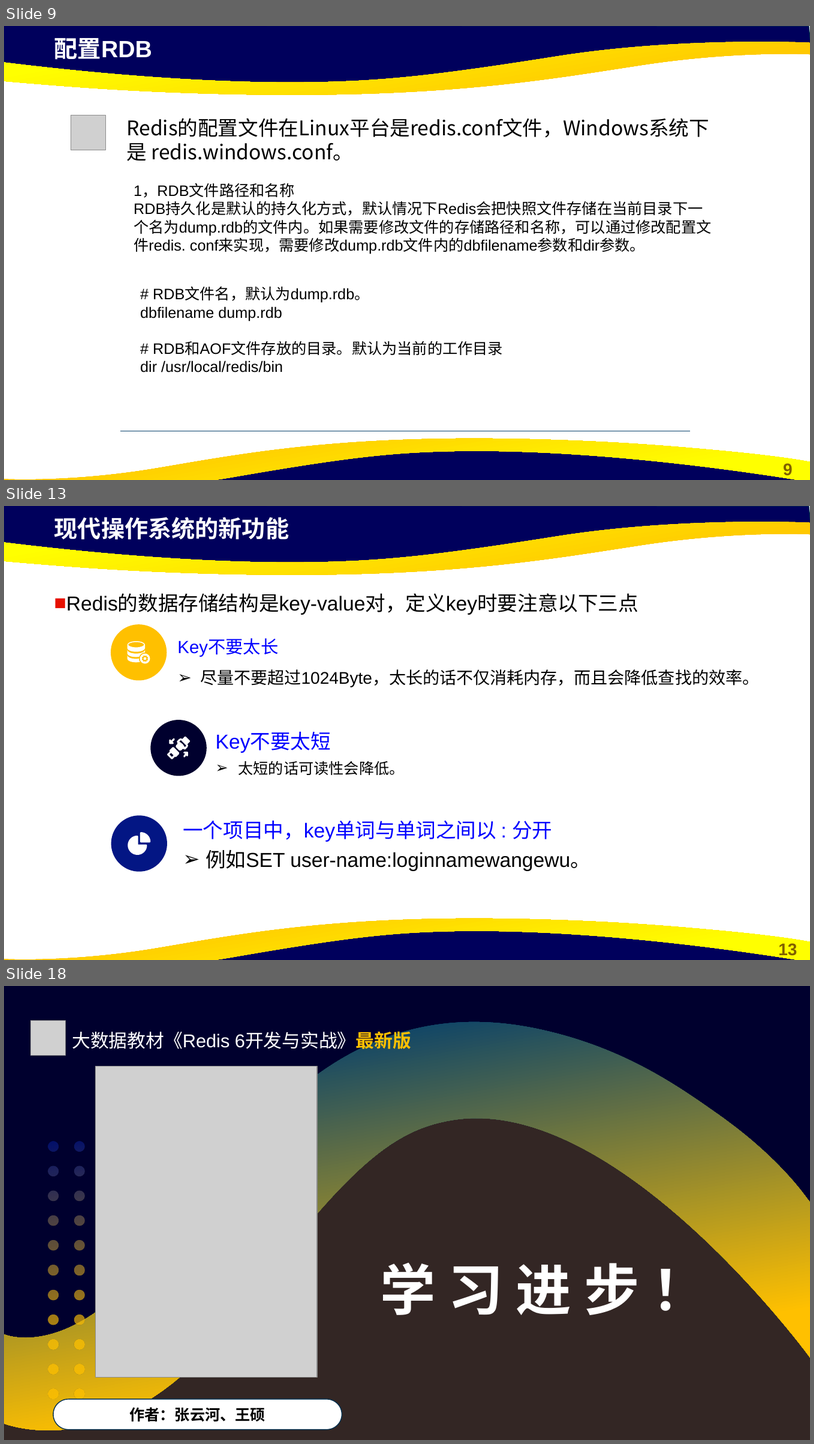
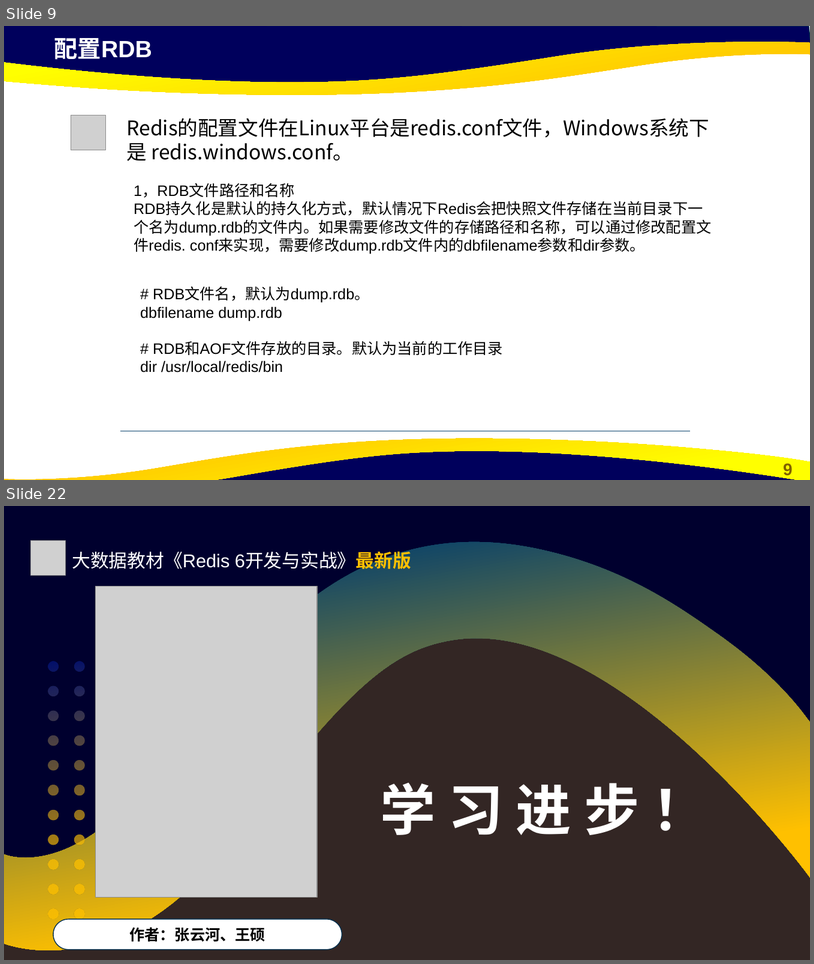
Before and after one commit to cxinping/Redis, a slide deck: ppt/第5章 Redis缓存持久化.pptx. Shown one above the other, each under a label of ours: slides 9, 13 and 18 before the commit, slides 9 and 22 after it; the slides between them are not shown. The pictures are 814x1444 and 814x964 pixels, drawn with LibreOffice and Linux fonts; fonts in the diff are those of the drawing; grey boxes stand for pictures; background and template pictures are left out. Boxes give left, top, right and bottom in pixels: in the first picture for what was removed or moved away, otherwise in the second. Text is boxed around its words. In the diff, an @@ line names an element or a change of style, - is before the commit and + after.

```diff
--- a/ppt/第5章 Redis缓存持久化.pptx
+++ b/ppt/第5章 Redis缓存持久化.pptx
@@ slide 13 removed at bbox=[4, 506, 810, 960], background #FFFFFF; not listed: 5 template elements that a slide beside it also shows @@
@@ text removed at bbox=[54, 517, 289, 540] @@
-现代操作系统的新功能
@@ text removed at bbox=[54, 593, 639, 614] @@
-  ■ Redis的数据存储结构是key-value对，定义key时要注意以下三点
@@ ellipse removed at bbox=[111, 625, 167, 681] @@
@@ freeform shape removed at bbox=[128, 641, 150, 663] @@
@@ text removed at bbox=[177, 639, 759, 687] @@
-Key不要太长
-➢ 尽量不要超过1024Byte，太长的话不仅消耗内存，而且会降低查找的效率。
@@ ellipse removed at bbox=[150, 720, 207, 776] @@
@@ freeform shape removed at bbox=[167, 736, 191, 759] @@
@@ text removed at bbox=[216, 732, 404, 775] @@
-Key不要太短
-➢ 太短的话可读性会降低。
@@ ellipse removed at bbox=[111, 815, 167, 871] @@
@@ text removed at bbox=[183, 820, 591, 871] @@
-一个项目中，key单词与单词之间以 : 分开
-➢ 例如SET user-name:loginnamewangewu。
@@ freeform shape removed at bbox=[128, 832, 151, 855] @@
@@ what was slide 18 is now slide 22 @@
```
Also in this commit, not shown: 2 slides changed, 10 slides added, 5 other slides removed, 1 other file.
